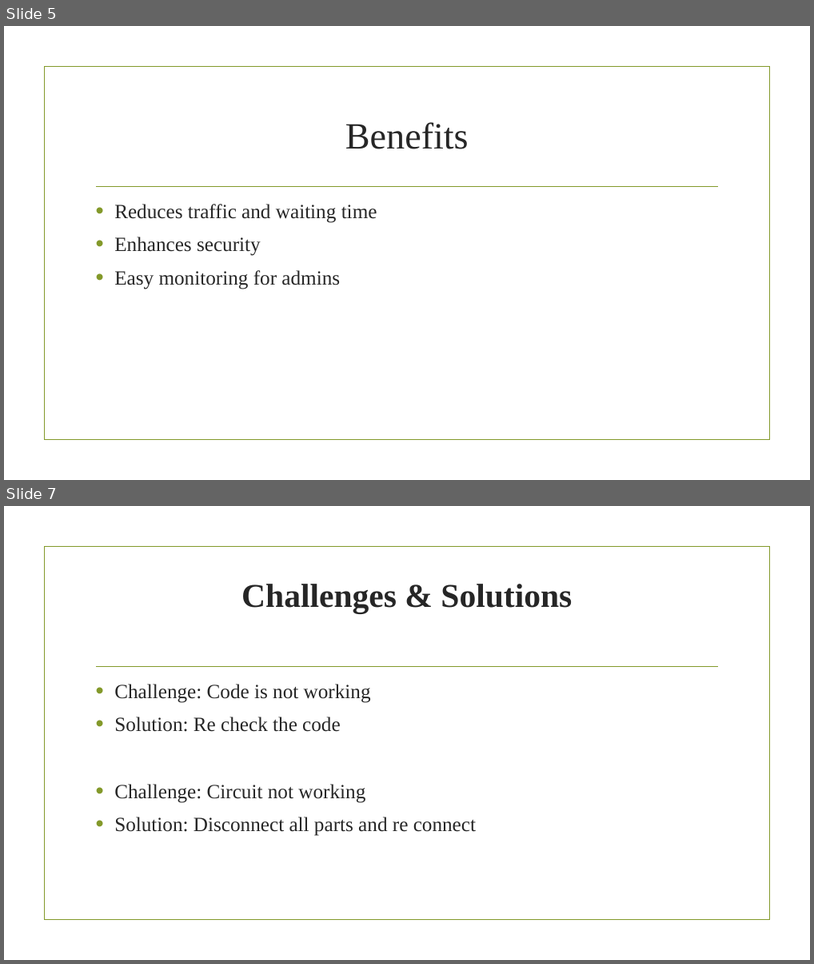
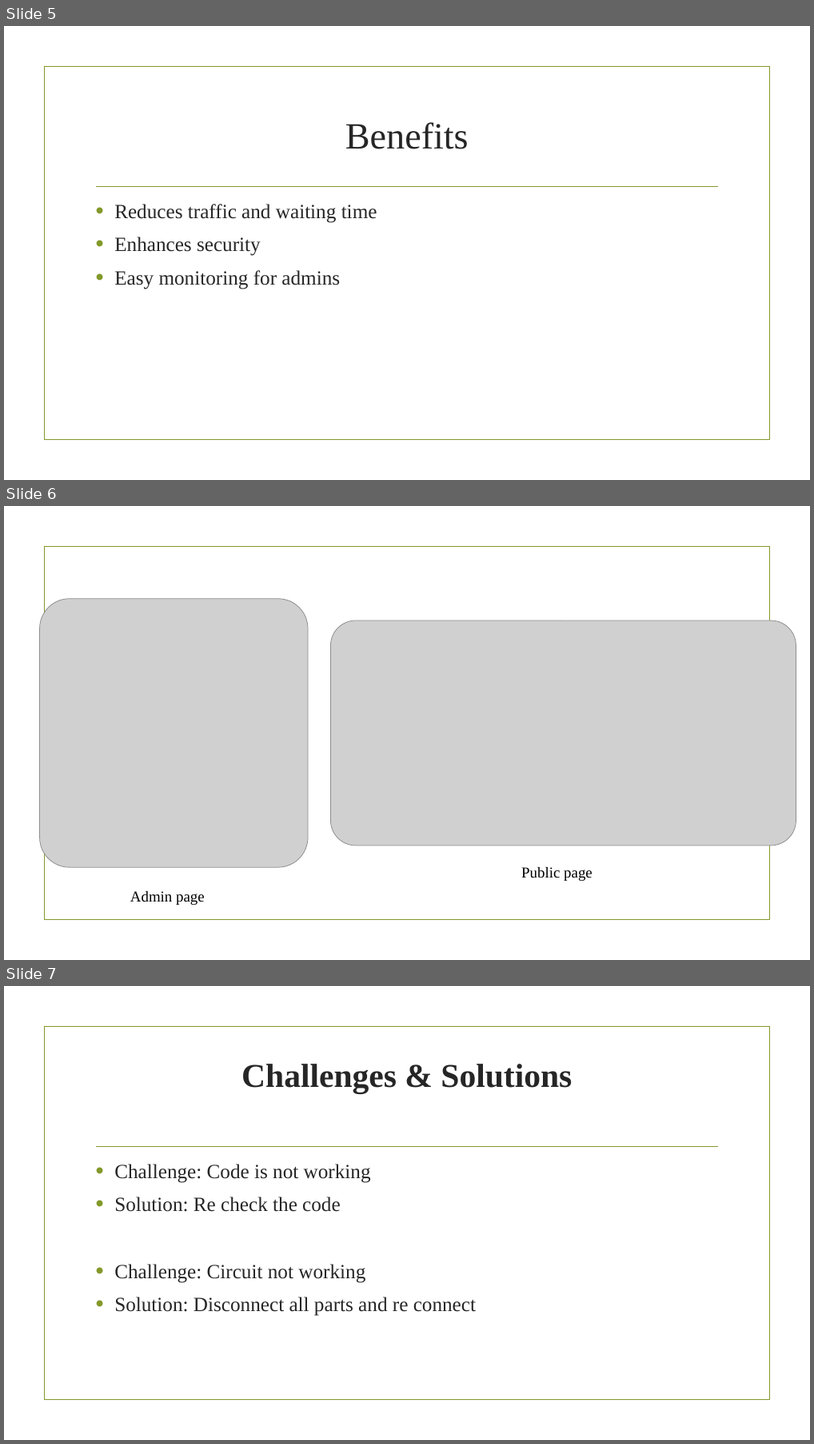
Before and after one commit to ranahasrandinu/Smart-Car-Parking, a slide deck: Smart car parking sysytem.pptx. Shown one above the other, each under a label of ours: slides 5 and 7 before the commit, slides 5, 6 and 7 after it; the slides between them are not shown. The pictures are 814x964 and 814x1444 pixels, drawn with LibreOffice and Linux fonts; fonts in the diff are those of the drawing; grey boxes stand for pictures; background and template pictures are left out. Boxes give left, top, right and bottom in pixels: in the first picture for what was removed or moved away, otherwise in the second. Text is boxed around its words. In the diff, an @@ line names an element or a change of style, - is before the commit and + after.

```diff
--- a/Smart car parking sysytem.pptx
+++ b/Smart car parking sysytem.pptx
@@ slide 6 added at [4, 506, 810, 960], background picture (left out); not listed: 1 template element that a slide beside it also shows @@
@@ picture added at [40, 599, 308, 867] @@
@@ picture added at [330, 620, 797, 845] @@
@@ text added at [522, 867, 593, 880], 18 pt, text #000000 @@
+Public page
@@ text added at [130, 891, 205, 904], 18 pt, text #000000 @@
+Admin page
```
Also in this commit, not shown: 1 slide changed, 1 slide removed.
